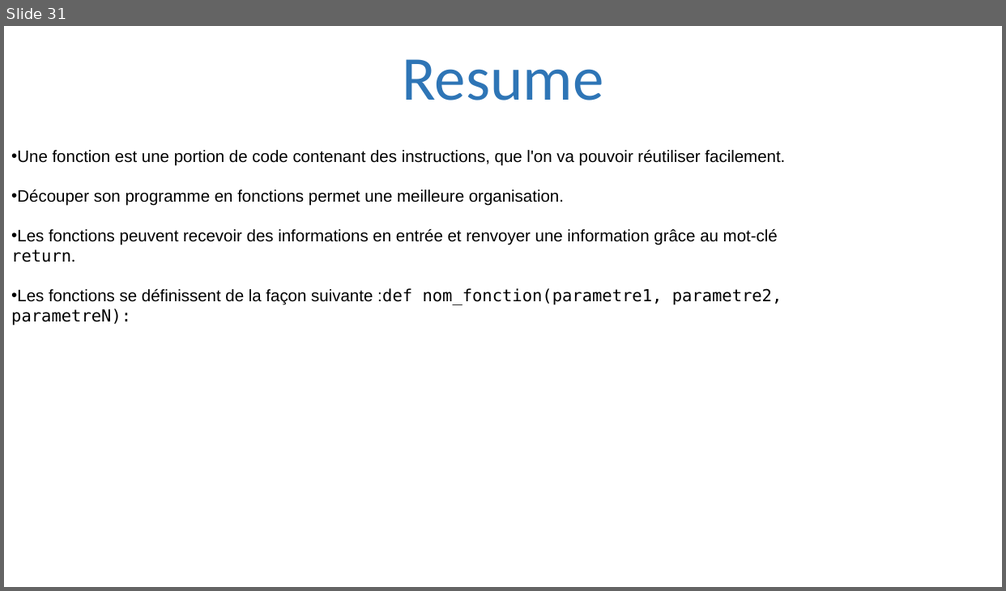
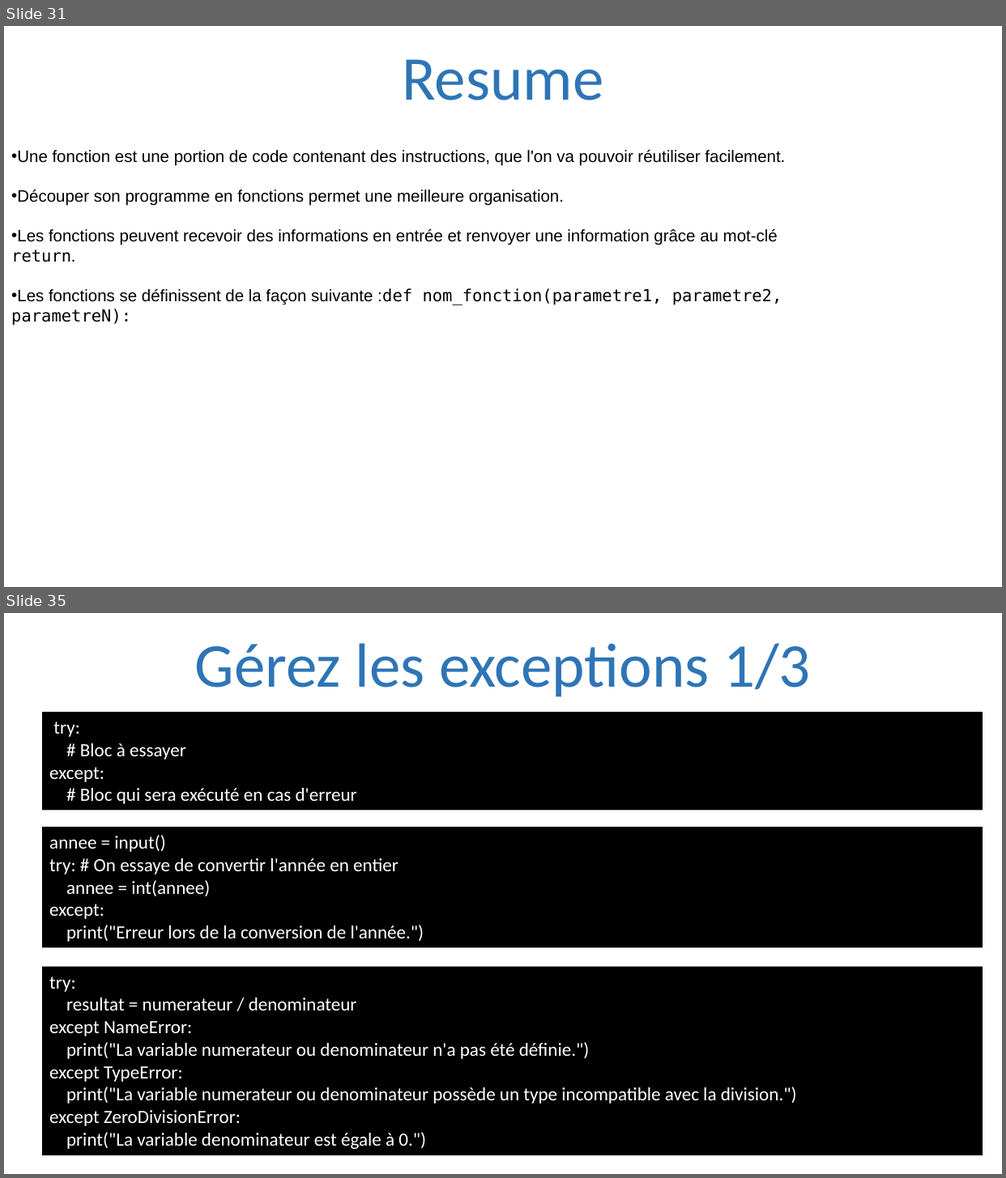
Before and after one commit to julienPalleau/PythonDoc, a slide deck: Python-resume.pptx. Shown one above the other, each under a label of ours: slide 31 before the commit, slides 31 and 35 after it; the slides between them are not shown. The pictures are 1006x591 and 1006x1178 pixels, drawn with LibreOffice and Linux fonts; fonts in the diff are those of the drawing. Boxes give left, top, right and bottom in pixels: in the first picture for what was removed or moved away, otherwise in the second. Text is boxed around its words. In the diff, an @@ line names an element or a change of style, - is before the commit and + after.

```diff
--- a/Python-resume.pptx
+++ b/Python-resume.pptx
@@ slide 35 added at (4, 613, 1002, 1174), background #FFFFFF @@
@@ title added at (195, 643, 811, 697), 60 pt, text #2E75B6 @@
+Gérez les exceptions 1/3
@@ rectangle added at (42, 712, 982, 810), fill #000000, 18 pt, text #FFFFFF @@
+try:
+# Bloc à essayer
+except:
+# Bloc qui sera exécuté en cas d'erreur
@@ rectangle added at (42, 827, 982, 948), fill #000000, 18 pt, text #FFFFFF @@
+annee = input()
+try: # On essaye de convertir l'année en entier
+annee = int(annee)
+except:
+print("Erreur lors de la conversion de l'année.")
@@ rectangle added at (42, 967, 982, 1156), fill #000000, 18 pt, text #FFFFFF @@
+try:
+resultat = numerateur / denominateur
+except NameError:
+print("La variable numerateur ou denominateur n'a pas été définie.")
+except TypeError:
+print("La variable numerateur ou denominateur possède un type incompatible avec la division.")
+except ZeroDivisionError:
+print("La variable denominateur est égale à 0.")
```
Also in this commit, not shown: 18 other slides added.
